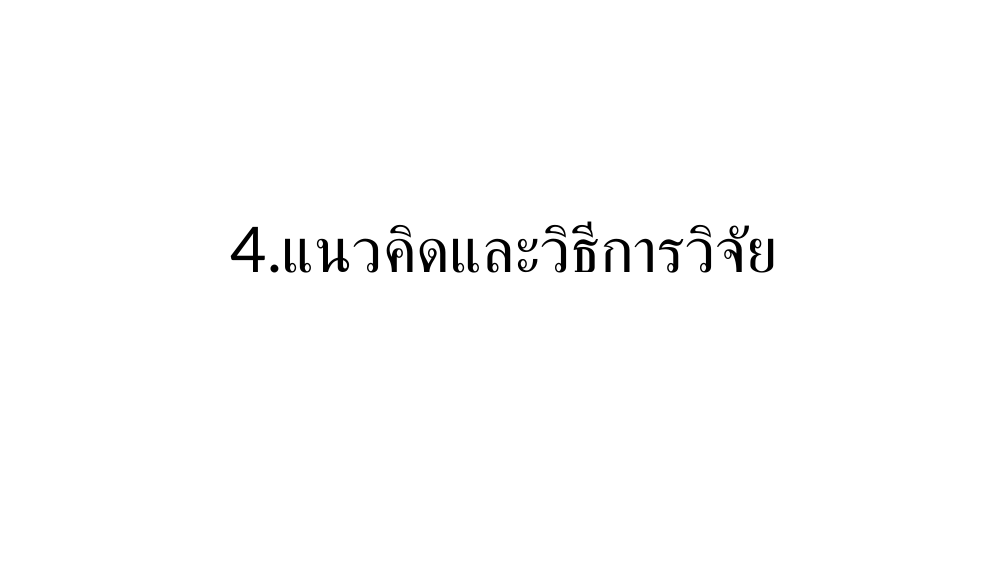
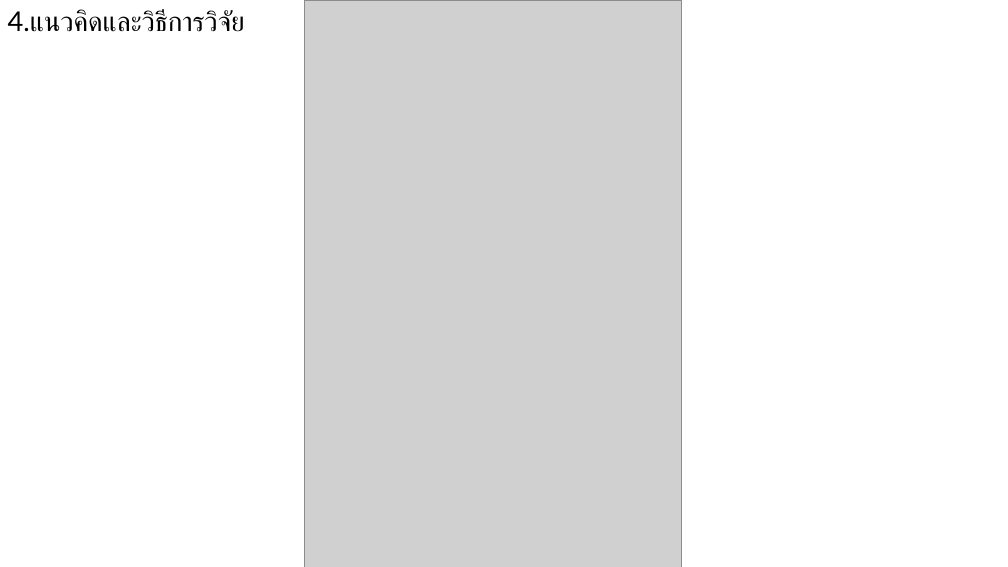
Before and after one commit to nanutnutna/thesis_ef, a slide deck: slide 7 of proposal/Proposal.pptx (slide 6 before the commit). Drawn at 1008x567 pixels with LibreOffice and Linux fonts; fonts in the diff are those of the drawing; grey boxes stand for pictures. Boxes give left, top, right and bottom in pixels: in the first picture for what was removed or moved away, otherwise in the second. Text is boxed around its words. In the diff, an @@ line names an element or a change of style, - is before the commit and + after.

```diff
--- a/proposal/Proposal.pptx
+++ b/proposal/Proposal.pptx
@@ title "4.แนวคิดและวิธีการวิจัย" moved from (x1=231, y1=221, x2=778, y2=273) to (x1=8, y1=9, x2=245, y2=32) @@
@@ title "4.แนวคิดและวิธีการวิจัย" at (x1=8, y1=9, x2=245, y2=32): size 60 to 26 pt; alignment centre to left @@
@@ picture added at (x1=304, y1=0, x2=681, y2=567) @@
```
Also in this commit, not shown: 8 other slides changed, 3 slides added, 1 slide removed, 1 other file.
